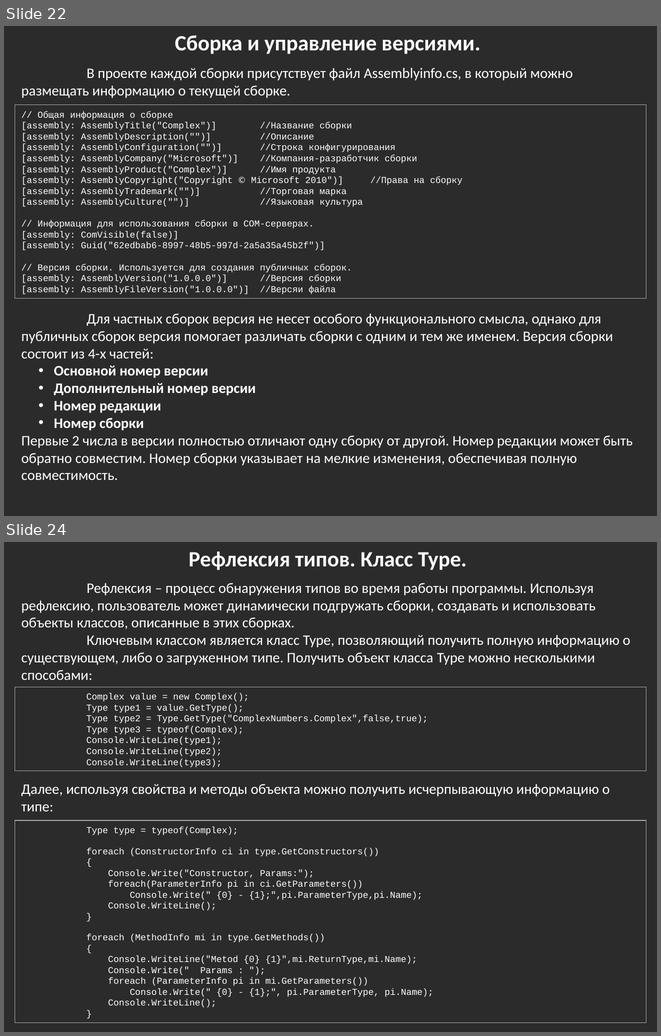
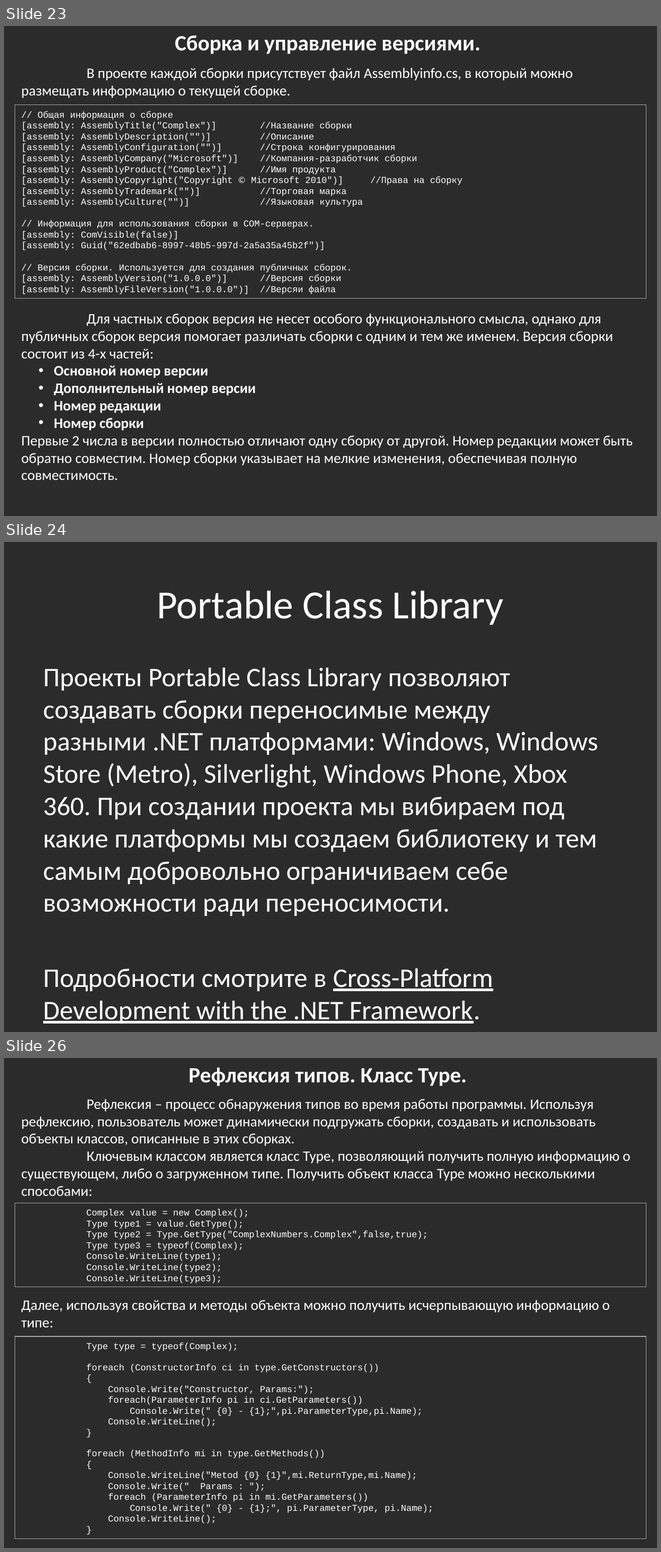
Before and after one commit to bazile/Training, a slide deck: Presentation/lesson-07-reflection.pptx. Shown one above the other, each under a label of ours: slides 22 and 24 before the commit, slides 23, 24 and 26 after it; the slides between them are not shown. The pictures are 661x1036 and 661x1552 pixels, drawn with LibreOffice and Linux fonts; fonts in the diff are those of the drawing; background and template pictures are left out; a plain dark background stands for a picture behind light text. Boxes give left, top, right and bottom in pixels: in the first picture for what was removed or moved away, otherwise in the second. Text is boxed around its words. In the diff, an @@ line names an element or a change of style, - is before the commit and + after.

```diff
--- a/Presentation/lesson-07-reflection.pptx
+++ b/Presentation/lesson-07-reflection.pptx
@@ slide 24 added at [4,542,657,1032], background picture (left out) @@
@@ title added at [157,590,504,625], 44 pt, text #FFFFFF @@
+Portable Class Library
@@ text added at [43,668,598,991], 29.6 pt, text #FFFFFF @@
+Проекты Portable Class Library позволяют создавать сборки переносимые между разными .NET платформами: Windows, Windows Store (Metro), Silverlight, Windows Phone, Xbox 360. При создании проекта мы вибираем под какие платформы мы создаем библиотеку и тем самым добровольно ограничиваем себе возможности ради переносимости.
+Подробности смотрите в Cross-Platform Development with the .NET Framework.
@@ what was slide 22 is now slide 23 @@
@@ what was slide 24 is now slide 26 @@
```
Also in this commit, not shown: 2 slides changed, 1 other slide added, 1 other file.
